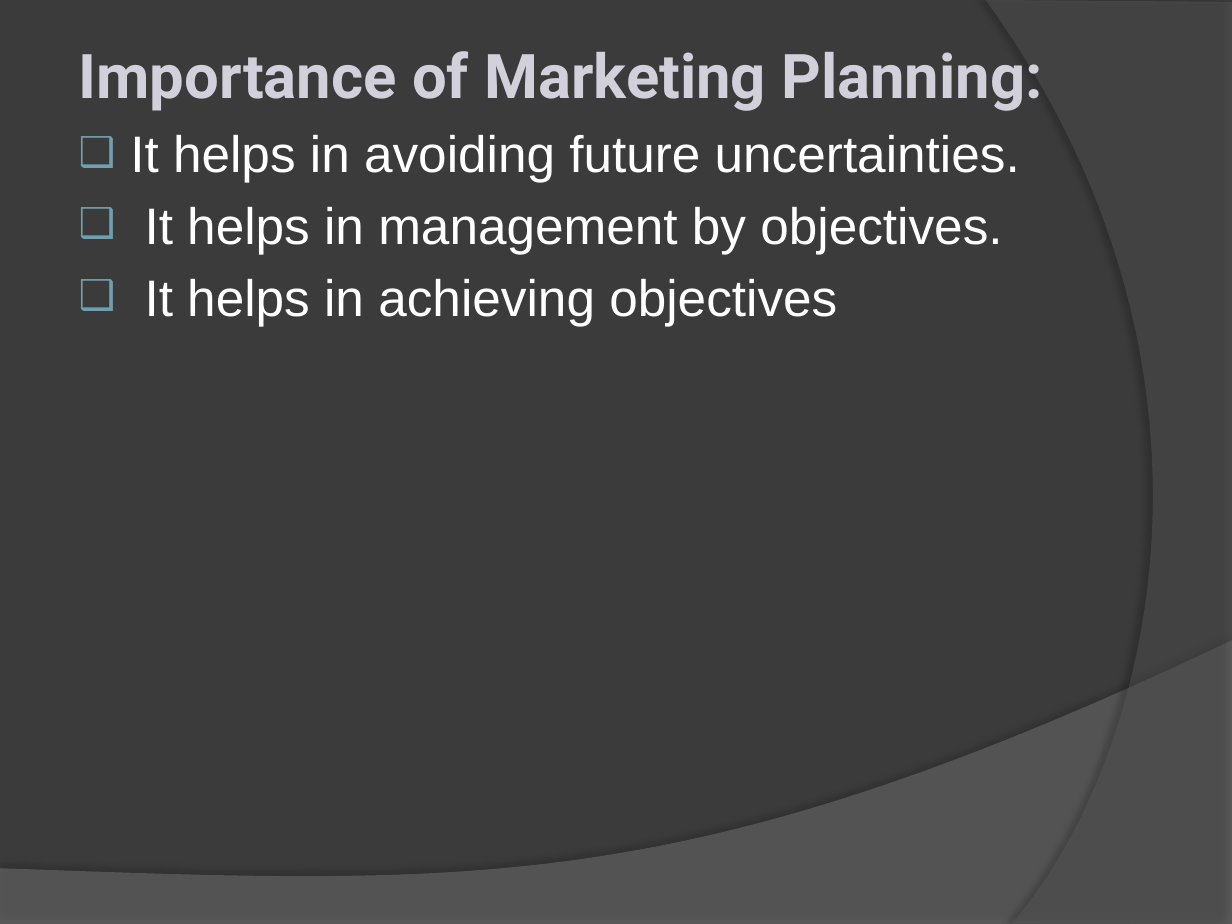
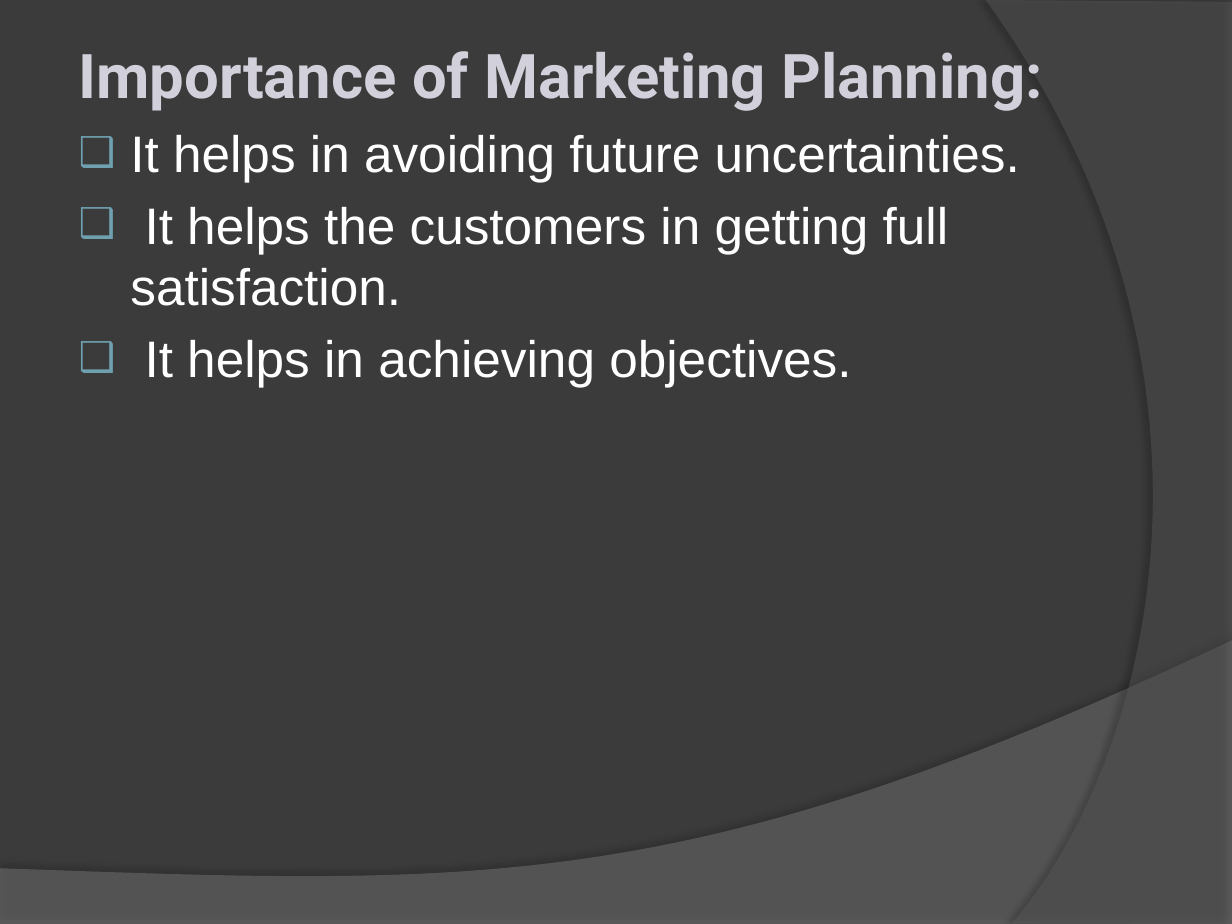
Before and after one commit to Rahul97532/DSA_File, a slide deck: slide 3 of Marketing Plan.pptx. Drawn at 1232x924 pixels with LibreOffice and Linux fonts; fonts in the diff are those of the drawing. Boxes give left, top, right and bottom in pixels: in the first picture for what was removed or moved away, otherwise in the second. Text is boxed around its words. In the diff, an @@ line names an element or a change of style, - is before the commit and + after.

```diff
--- a/Marketing Plan.pptx
+++ b/Marketing Plan.pptx
@@ text at (130, 207, 949, 387): text changed @@
-❑ It helps in management by objectives.
-❑ It helps in achieving objectives
+❑ It helps the customers in getting full satisfaction.
+❑ It helps in achieving objectives.
```
Also in this commit, not shown: 2 other slides changed.
